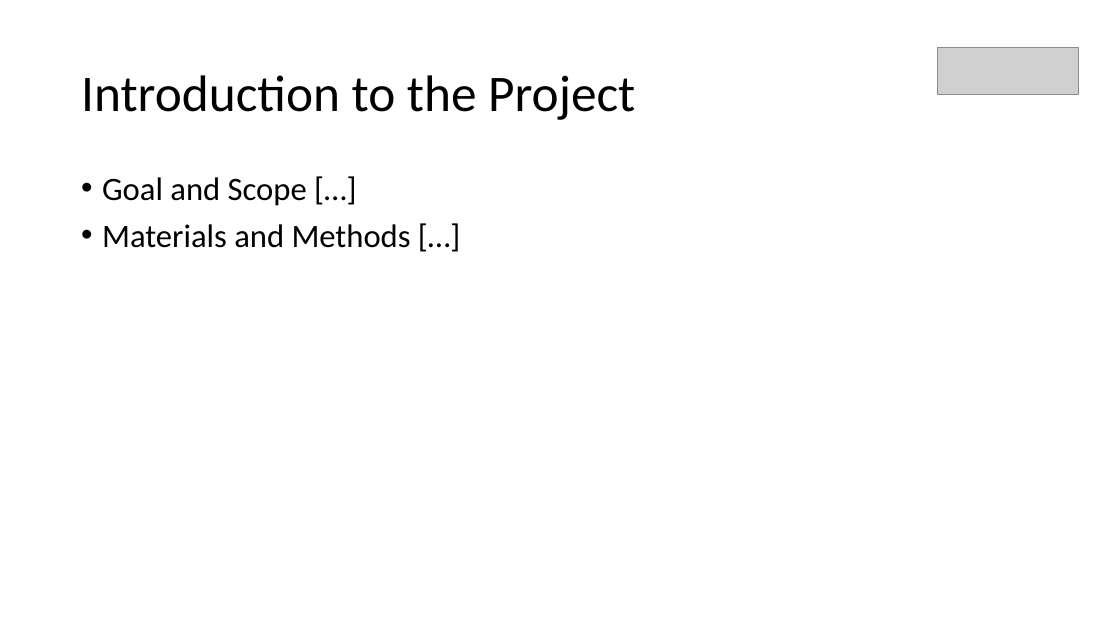
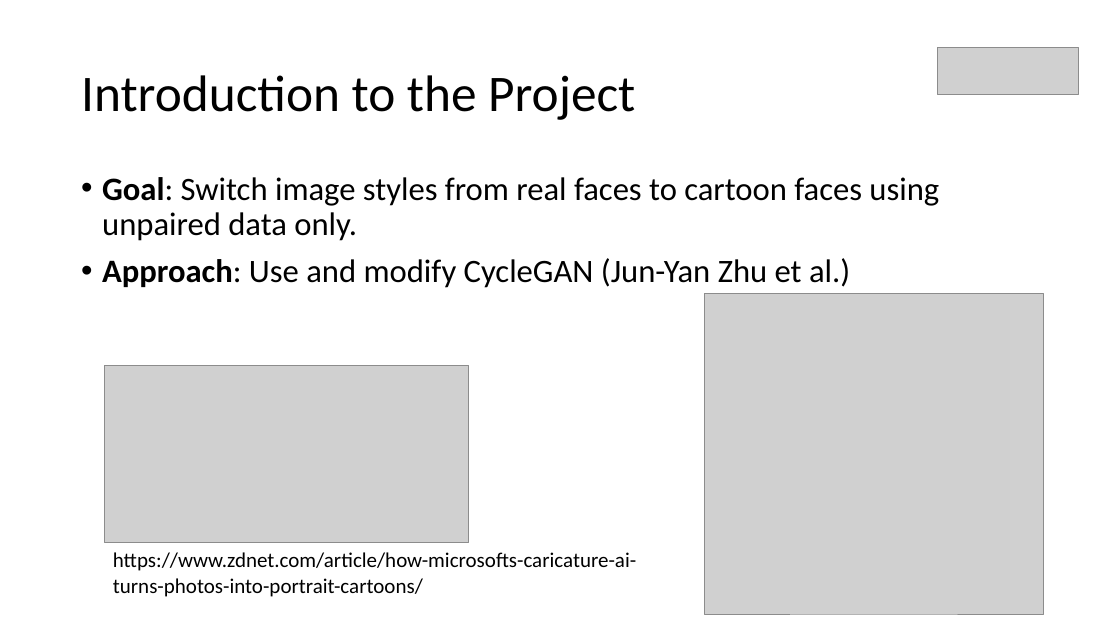
Before and after one commit to fs2019-atml/face-to-cartoon, a slide deck: slide 2 of Presentation_FaceToCartoon.pptx. Drawn at 1120x630 pixels with LibreOffice and Linux fonts; fonts in the diff are those of the drawing; grey boxes stand for pictures. Boxes give left, top, right and bottom in pixels: in the first picture for what was removed or moved away, otherwise in the second. Text is boxed around its words. In the diff, an @@ line names an element or a change of style, - is before the commit and + after.

```diff
--- a/Presentation_FaceToCartoon.pptx
+++ b/Presentation_FaceToCartoon.pptx
@@ text at [102, 177, 939, 288]: text changed @@
-• Goal and Scope […]
-• Materials and Methods […]
+• Goal: Switch image styles from real faces to cartoon faces using unpaired data only.
+• Approach: Use and modify CycleGAN (Jun-Yan Zhu et al.)
@@ picture added at [705, 294, 1044, 614] @@
@@ picture added at [105, 365, 469, 544] @@
@@ text added at [113, 552, 636, 597], 18 pt, text #000000 @@
+https://www.zdnet.com/article/how-microsofts-caricature-ai-turns-photos-into-portrait-cartoons/
```
Also in this commit, not shown: 3 other slides changed, 4 slides added, 1 slide removed.
